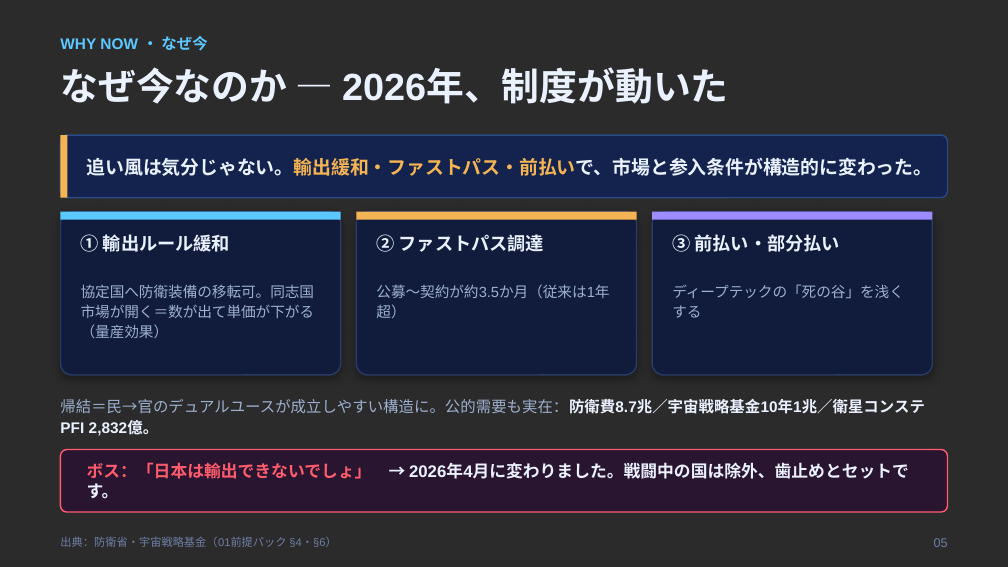
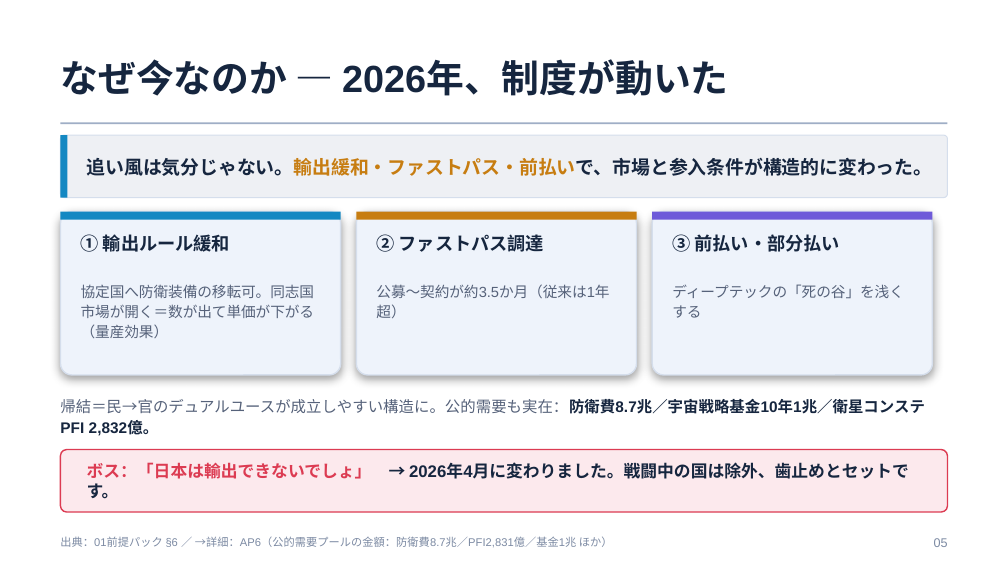
Before and after one commit to Hiroyuki-01/identity_academy_vc, a slide deck: slide 8 of outputs/05_発表スライド.pptx (slide 6 before the commit). Drawn at 1008x567 pixels with LibreOffice and Linux fonts; fonts in the diff are those of the drawing; background and template pictures are left out; a plain dark background stands for a picture behind light text. Boxes give left, top, right and bottom in pixels: in the first picture for what was removed or moved away, otherwise in the second. Text is boxed around its words. In the diff, an @@ line names an element or a change of style, - is before the commit and + after.

```diff
--- a/outputs/05_発表スライド.pptx
+++ b/outputs/05_発表スライド.pptx
@@ background picture (left out) to #FFFFFF @@
@@ text "なぜ今なのか ― 2026年、制度が動いた": place and size @@
-text "なぜ今なのか ― 2026年、制度が動いた" at bbox=[60, 67, 728, 104]
+text "なぜ今なのか ― 2026年、制度が動いた" at bbox=[60, 59, 728, 96]
@@ text "なぜ今なのか ― 2026年、制度が動いた" at bbox=[60, 59, 728, 96]: text colour #EAF1FF to #16263F; vertical alignment top to middle @@
@@ text removed at bbox=[60, 36, 207, 51] @@
-WHY NOW ・ なぜ今
@@ rounded rectangle at bbox=[60, 135, 948, 198]: fill #13234D to #EEF0F4; outline #2C4A86 1 pt to #D5DEEC 0.75 pt; proportions changed @@
@@ rectangle at bbox=[60, 135, 68, 198]: fill #F5B454 to #1488C2 @@
@@ rectangle added at bbox=[60, 123, 948, 125], fill #9FAEC6 @@
@@ text "追い風は気分じゃない。輸出緩和・ファストパス・前払いで、市場と参入条件が構造的に変わった。" at bbox=[87, 158, 933, 176]: text colour #EAF1FF to #16263F, text colour #F5B454 to #C77D11 in "追い風は気分じゃない。輸出緩和・ファストパス・前払いで、市場と参入条件が構造的に変わった。" @@
@@ rectangle at bbox=[60, 212, 341, 220]: fill #5BC8FF to #1488C2 @@
@@ rectangle at bbox=[356, 212, 636, 220]: fill #F5B454 to #C77D11 @@
@@ fill #111C3C to #EEF3FB; outline #2A3B66 1 pt to #D5DEEC 1 pt in 3 elements at bbox=[60, 212, 341, 375], bbox=[356, 212, 636, 375], bbox=[652, 212, 932, 375] @@
@@ rectangle at bbox=[652, 212, 932, 220]: fill #9C8CFF to #6E5AD9 @@
@@ text colour #EAF1FF to #16263F in 3 elements at bbox=[81, 234, 230, 252], bbox=[376, 234, 544, 252], bbox=[672, 234, 840, 252] @@
@@ text colour #9DB0D0 to #56627A in 3 elements at bbox=[81, 284, 315, 338], bbox=[376, 284, 609, 298], bbox=[672, 284, 904, 318] @@
@@ text "帰結＝民→官のデュアルユースが成立しやすい構造に。公的需要も実在：防衛費8.7兆／宇宙戦略基金10年1兆／衛星コンステP ..." at bbox=[60, 399, 924, 436]: text colour #9DB0D0 to #56627A, text colour #EAF1FF to #16263F in "帰結＝民→官のデュアルユースが成立しやすい構造に。公的需要も実在：防衛費8.7兆／宇宙戦略基金10年1兆／衛星コンステP ..." @@
@@ rounded rectangle at bbox=[60, 450, 948, 512]: fill #2A1530 to #FCE9ED; outline #FF5C6C 1 pt to #DC3B52 1 pt @@
@@ text "ボス：「日本は輸出できないでしょ」 → 2026年4月に変わりました。戦闘中の国は除外、歯止めとセットです。" at bbox=[87, 462, 909, 479]: text colour #FF5C6C to #DC3B52 in "ボス：「日本は輸出できないでしょ」"; text colour #EAF1FF to #16263F in "→ 2026年4月に変わりました。戦闘中の国は除外、歯止めとセットです。" @@
@@ text at bbox=[60, 536, 613, 547]: text changed; text colour #6E7FA6 to #7C8AA3 @@
-出典：防衛省・宇宙戦略基金（01前提パック §4・§6）
+出典：01前提パック §6 ／ →詳細：AP6（公的需要プールの金額：防衛費8.7兆／PFI2,831億／基金1兆 ほか）
@@ text "05" at bbox=[934, 538, 948, 547]: text colour #6E7FA6 to #7C8AA3 @@
```
Also in this commit, not shown: 16 other slides changed, 11 slides added, 41 other files.
